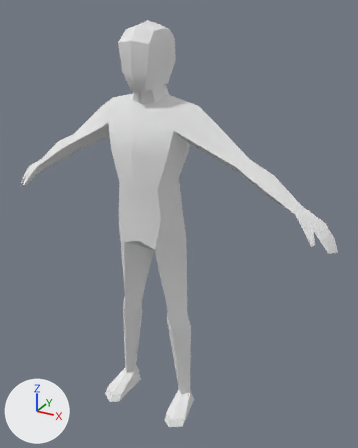
The FBX model Assets/Prefabs/Player.fbx: old version first, new version second.
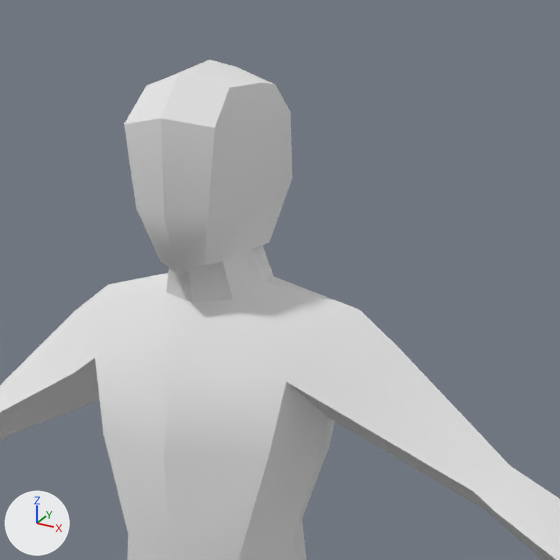
Each version appears first whole from a 50 mm camera at (1.088, -1.736, 1.859) aimed at (0.106, 0.05, 0.966), and next in a close-up on the part from 21% to 75% of the width and 0% to 43% of the height. The axes (+X, +Y, +Z) are drawn at lower left. The lights are the same throughout. The older version's two pictures come first. Where no turn or scale is listed for an object, it has been applied to the vertices.

In view in the first close-up: 'Body', 'Head'.
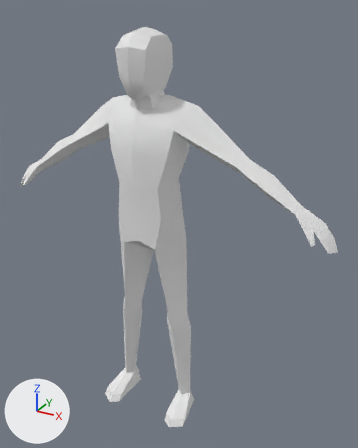
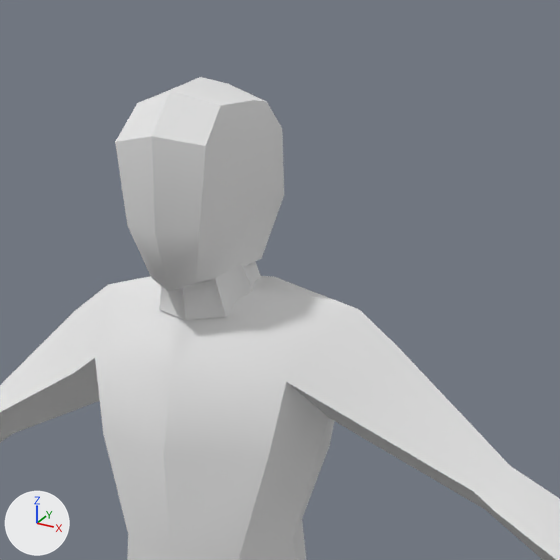
Commit message: fix: player model with flashlight

What changed in the scene script:
```text
Add mat_meshskin_002:
    mat_meshskin_002 = principled_material('MeshSkin.002')
    mat_meshskin_002.base_color = (0.8, 0.8, 0.8)  # white #e7e7e7
    mat_meshskin_002.roughness = 1.0
Change me_mesh_002:
    used by ob_body; location = (0.002, 0.0, 0.0)
    remove me_mesh_002.from_pydata(...)  # 175 vertices, 213 faces; spans x -0.81..0.81, y -0.18..0.11, z 0.0..1.59
    add me_mesh_002.from_pydata(...)  # 167 vertices, 205 faces; spans x -0.81..0.81, y -0.18..0.11, z 0.0..1.53
    me_mesh_002 part 1
    8 vertices are removed from x -0.05..0.05, y -0.07..0.04, z 1.57..1.59
    9 faces are deleted
    1 new face joins them
Add me_mesh_005:
    me_mesh_005.from_pydata([(0.055, -0.021, 1.59), (0.054, -0.051, 1.513), (0.075, -0.006, 1.533), (0.059, 0.048, 1.53), (0.038, -0.058, 1.578), (0.048, 0.026, 1.591), (-0.055, -0.021, 1.59), (0.0, 0.06, 1.526), (-0.054, -0.051, 1.513), (0.0, -0.067, 1.507), (-0.075, -0.006, 1.533), (-0.059, 0.048, 1.53), (0.0, -0.075, 1.573), (-0.038, -0.058, 1.578), (0.0, 0.039, 1.587), (-0.048, 0.026, 1.591)], [], [(3, 5, 0, 2), (2, 0, 4, 1), (1, 4, 12, 9), (7, 14, 5, 3), (11, 10, 6, 15), (10, 8, 13, 6), (8, 9, 12, 13), (7, 11, 15, 14), (4, 0, 5, 14, 15, 6, 13, 12), (1, 9, 8, 10, 11, 7, 3, 2)])
    me_mesh_005.materials.append(mat_meshskin_002)  # white #e7e7e7
Change ob_head:
    ob_head.location: (0.003, 0.017, -0.195) -> (0.0, 0.0, -0.216)
Add ob_neck:
    ob_neck = bpy.data.objects.new('Neck', me_mesh_005)
    ob_neck.location = (0.001, -0.017, -0.02)
```

Pixel boxes [x1, y1, x2, y2] of what changed, in the close-ups (560 x 560 px):
'Body', reshaped: before [0, 245, 560, 560]; after [0, 276, 560, 560]
'Head', moved: before [124, 60, 292, 274]; after [115, 77, 284, 291]
'Neck', added: after [159, 261, 261, 320]
part 1 of me_mesh_002, built on (mostly hidden afterwards): before [166, 245, 274, 303]; after [253, 276, 274, 287]
